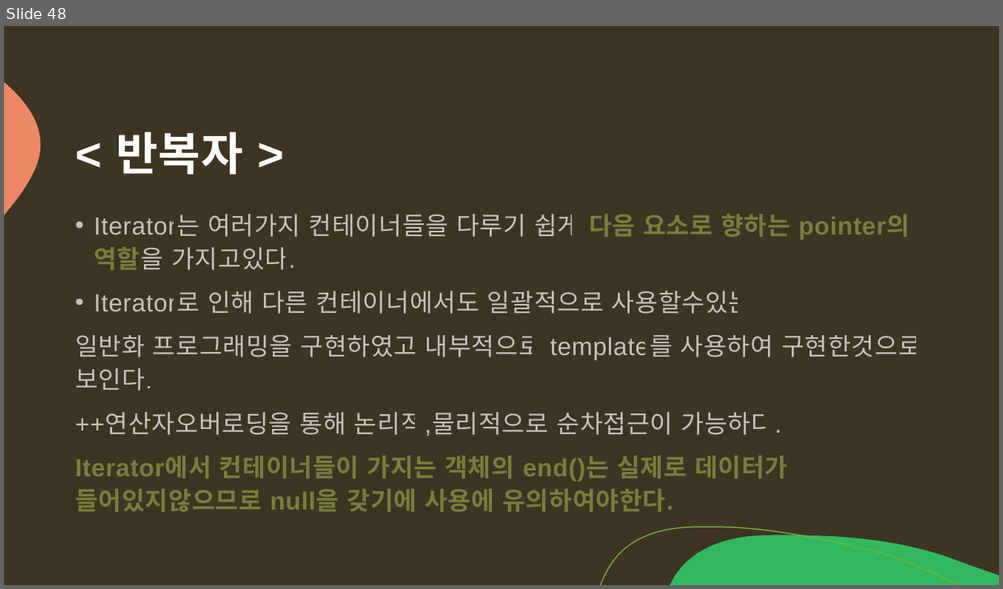
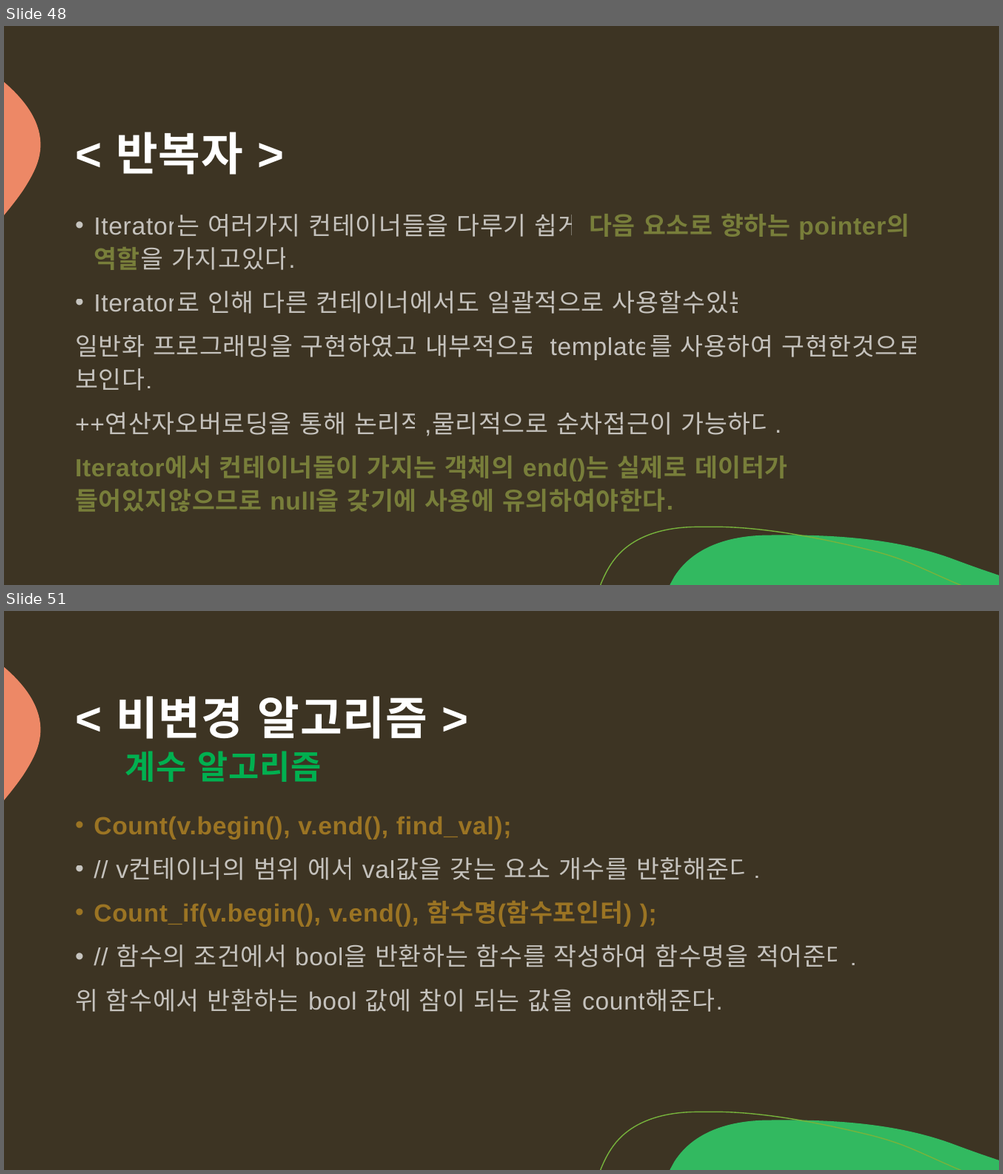
Before and after one commit to arkchimy/_Algorithm, a slide deck: 전공지식/C언어의 기초/C언어 기초지식.pptx. Shown one above the other, each under a label of ours: slide 48 before the commit, slides 48 and 51 after it; the slides between them are not shown. The pictures are 1003x589 and 1003x1174 pixels, drawn with LibreOffice and Linux fonts; fonts in the diff are those of the drawing. Boxes give left, top, right and bottom in pixels: in the first picture for what was removed or moved away, otherwise in the second. Text is boxed around its words. In the diff, an @@ line names an element or a change of style, - is before the commit and + after.

```diff
--- a/전공지식/C언어의 기초/C언어 기초지식.pptx
+++ b/전공지식/C언어의 기초/C언어 기초지식.pptx
@@ slide 51 added at bbox=[4, 611, 999, 1170], background #3D3423; not listed: 3 template elements that a slide beside it also shows @@
@@ title added at bbox=[116, 696, 427, 782], 44 pt, text #FFFFFF, bold @@
+< 비변경 알고리즘 >
+계수 알고리즘
@@ text added at bbox=[75, 817, 856, 1012], 24 pt, text #FFFFFF at 70% opacity @@
+• Count(v.begin(), v.end(), find_val);
+• // v컨테이너의 범위 에서 val값을 갖는 요소 개수를 반환해준다.
+• Count_if(v.begin(), v.end(), 함수명(함수포인터) );
+• // 함수의 조건에서 bool을 반환하는 함수를 작성하여 함수명을 적어준다.
+위 함수에서 반환하는 bool 값에 참이 되는 값을 count해준다.
```
Also in this commit, not shown: 4 other slides added.
